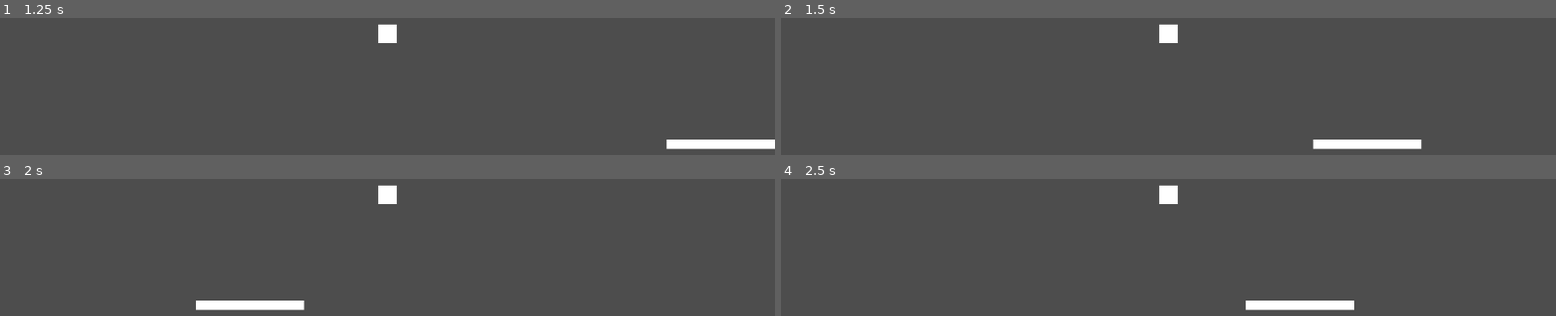
Above: before the commit, frames 1-4 (two rows, left to right).
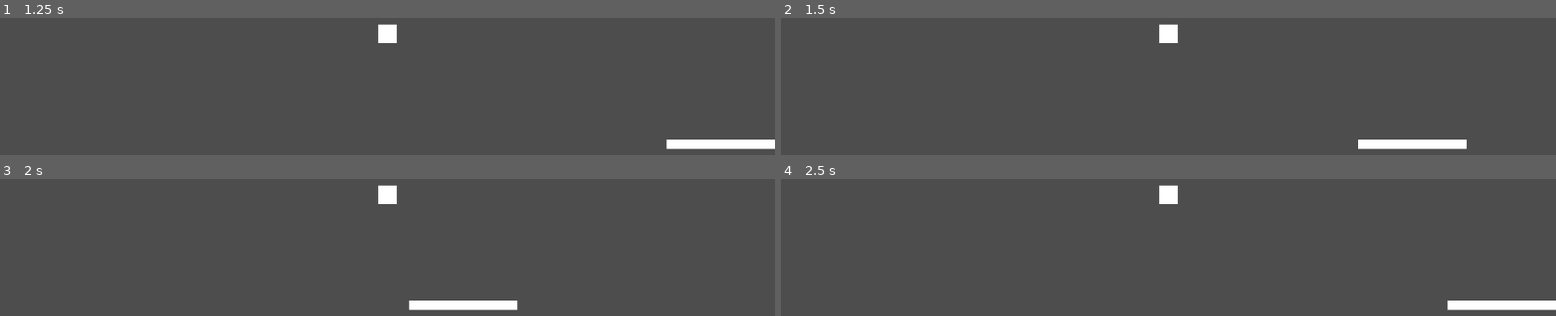
Above: after the commit, the same moments.

Repository: Let-s-Godot-Now/Breakout
Game: Godot game, scene res://tscn/main.tscn
The game is run twice, just before and just after one commit, with the same random seed, the same clock (stepped at 60 frames per second) and the same inputs.
Inputs:
- Up to frame 1 (1.25 s): tap Enter at 0.5 s; hold Right (move_right) from 0.53 s (still down); hold Shift (faster_shift) from 0.53 s (still down)
- Up to frame 2 (1.5 s): tap Space at 1.25 s; release Right (move_right) at 1.28 s; release Shift (faster_shift) at 1.28 s; hold Left (move_left) from 1.28 s (still down); tap Shift (faster_shift) at 1.35 s
- Up to frame 3 (2 s): keep holding Left (move_left)
- Up to frame 4 (2.5 s): tap Enter at 2 s; release Left (move_left) at 2.03 s; hold Right (move_right) from 2.03 s (still down); hold Shift (faster_shift) from 2.03 s (still down)

Frame 1 is identical in both runs. In frame 2, 0.8% of the frame differs, in the area x 68-89%, y 88-96%; in frame 3, 2.0%, in the area x 25-67%, y 88-96%; in frame 4, 2.0%.

Commit message:
Fix: brick

Diff:
--- /dev/null
+++ b/scripts/brick.gd
@@ -0,0 +1,10 @@
+extends Node2D
+
+var flag = false
+
+
+func _on_up_area_entered(area: Area2D):
+	if area.name == "BallArea" and flag == false:
+		flag = true
+		GlobalValue.score += 1
+		queue_free()
--- a/scripts/global_value.gd
+++ b/scripts/global_value.gd
@@ -7,3 +7,5 @@
     DIFFICULT,
 }
 var global_mode: Mode = Mode.NORMAL
+
+var score = 0
--- a/scripts/panddle.gd
+++ b/scripts/panddle.gd
@@ -2,7 +2,7 @@
 
 @onready var plane = get_node("Plane")
 
-var speed = 1000
+var speed = 500
 var screen_size = Vector2.ZERO
 var plane_size = Vector2.ZERO
 
@@ -15,7 +15,13 @@
 
 func _process(delta):
 	if Input.is_action_pressed("move_left"):
-		position.x -= speed * delta
+		if Input.is_action_pressed("faster_shift"):
+			position.x -= speed * delta * 2
+		else:
+			position.x -= speed * delta
 	elif Input.is_action_pressed("move_right"):
-		position.x+=speed*delta
-	position.x=clamp(position.x,plane_size.x/2,screen_size.x-plane_size.x/2)
+		if Input.is_action_pressed("faster_shift"):
+			position.x += speed * delta * 2
+		else:
+			position.x += speed * delta
+	position.x = clamp(position.x, plane_size.x / 2, screen_size.x - plane_size.x / 2)
--- a/tscn/brick.gd
+++ /dev/null
@@ -1,7 +0,0 @@
-extends Node2D
-
-var flag=false
-
-func _on_up_area_entered(area:Area2D):
-	if area.name == "BallArea":
-		queue_free()
--- a/tscn/brick.tscn
+++ b/tscn/brick.tscn
@@ -1,6 +1,6 @@
 [gd_scene load_steps=6 format=3 uid="uid://sq4d6ff1vlpp"]
 
-[ext_resource type="Script" path="res://tscn/brick.gd" id="1_xsflf"]
+[ext_resource type="Script" path="res://scripts/brick.gd" id="1_xgdsi"]
 
 [sub_resource type="CanvasTexture" id="CanvasTexture_5w07t"]
 
@@ -14,7 +14,7 @@
 size = Vector2(4, 20.125)
 
 [node name="Brick" type="Node2D"]
-script = ExtResource("1_xsflf")
+script = ExtResource("1_xgdsi")
 
 [node name="Sprite2D" type="Sprite2D" parent="."]
 scale = Vector2(100, 30)
Not shown, changed: res/audio/ball knock 1.ogg.import
Not shown, changed: res/audio/ball knock 2.ogg.import
Not shown, removed: res/audio/ball knock 1.ogg.reapeaks
Not shown, removed: res/audio/ball knock 2.ogg.reapeaks
